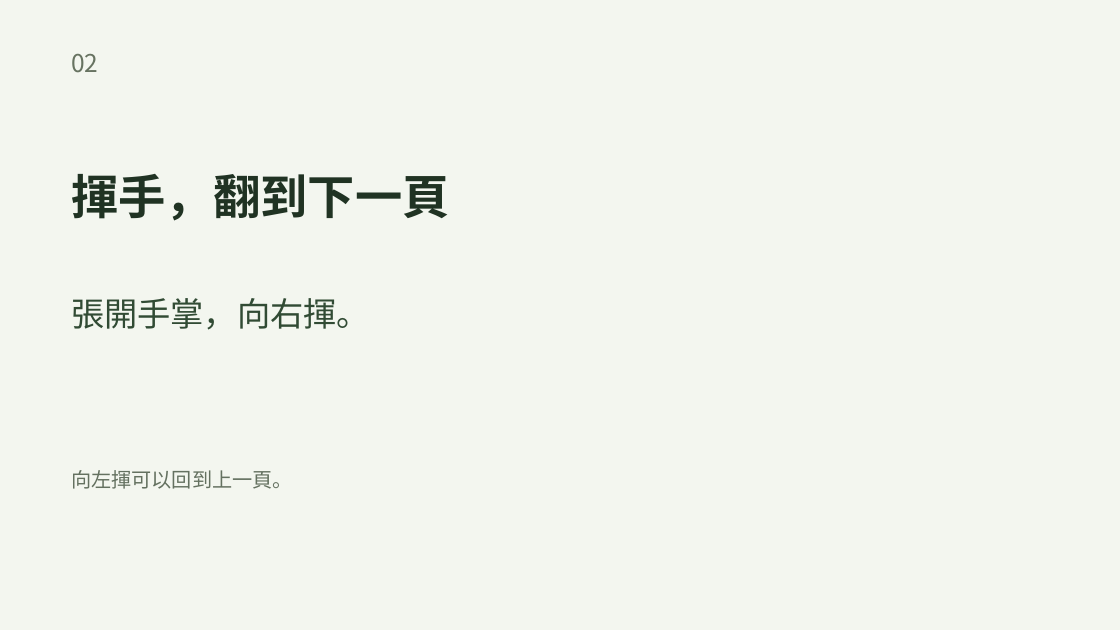
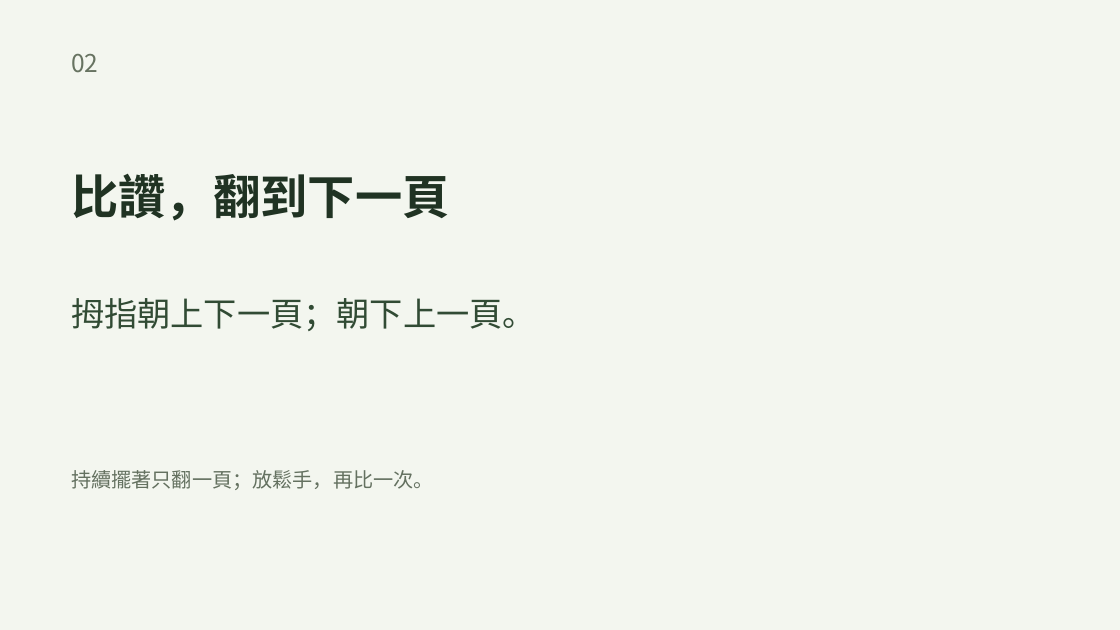
Before and after one commit to Davidsuwj/slidesense, a slide deck: slide 2 of public/demo/SlideSense-demo.pptx. Drawn at 1120x630 pixels with LibreOffice and Linux fonts; fonts in the diff are those of the drawing. Boxes give left, top, right and bottom in pixels: in the first picture for what was removed or moved away, otherwise in the second. Text is boxed around its words. In the diff, an @@ line names an element or a change of style, - is before the commit and + after.

```diff
--- a/public/demo/SlideSense-demo.pptx
+++ b/public/demo/SlideSense-demo.pptx
@@ text at [71,174,449,221]: text changed @@
-揮手，翻到下一頁
+比讚，翻到下一頁
@@ text at [71,298,536,331]: text changed @@
-張開手掌，向右揮。
+拇指朝上下一頁；朝下上一頁。
@@ text at [71,470,434,490]: text changed @@
-向左揮可以回到上一頁。
+持續擺著只翻一頁；放鬆手，再比一次。
```
Also in this commit, not shown: 1 other slide changed.
